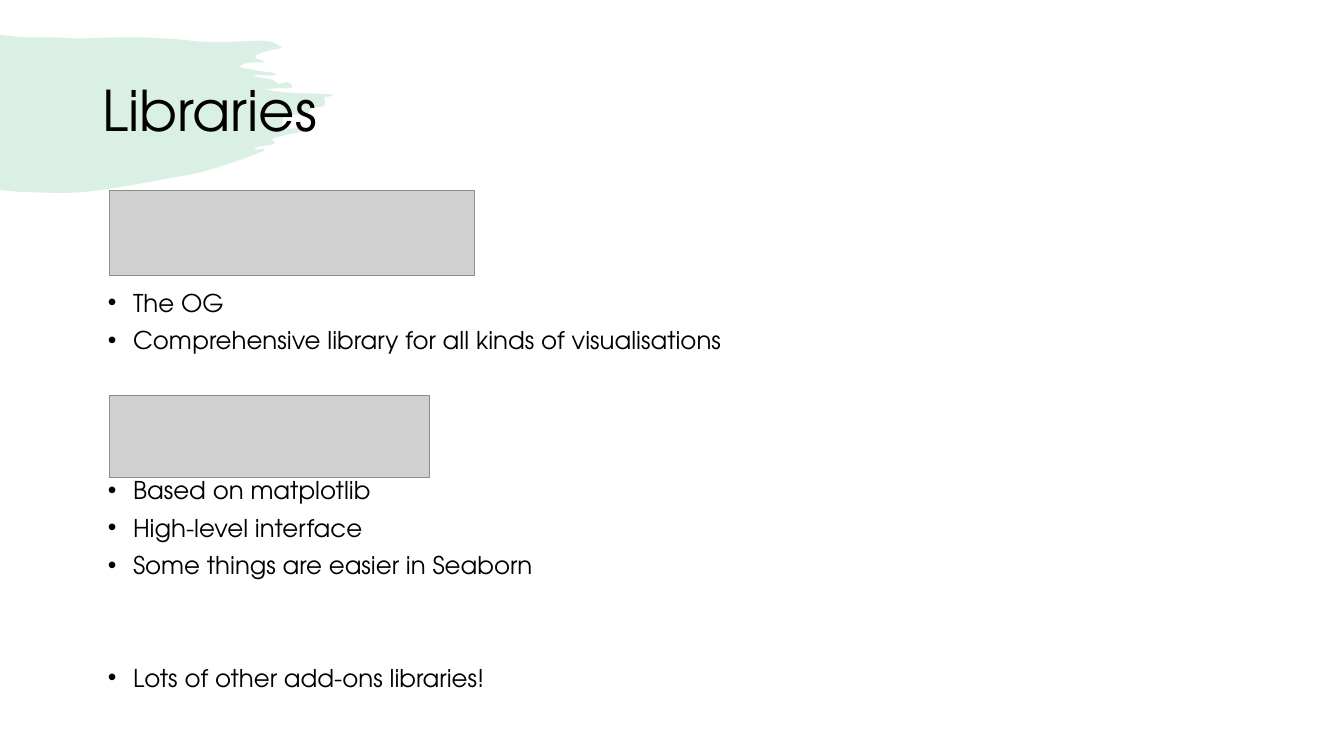
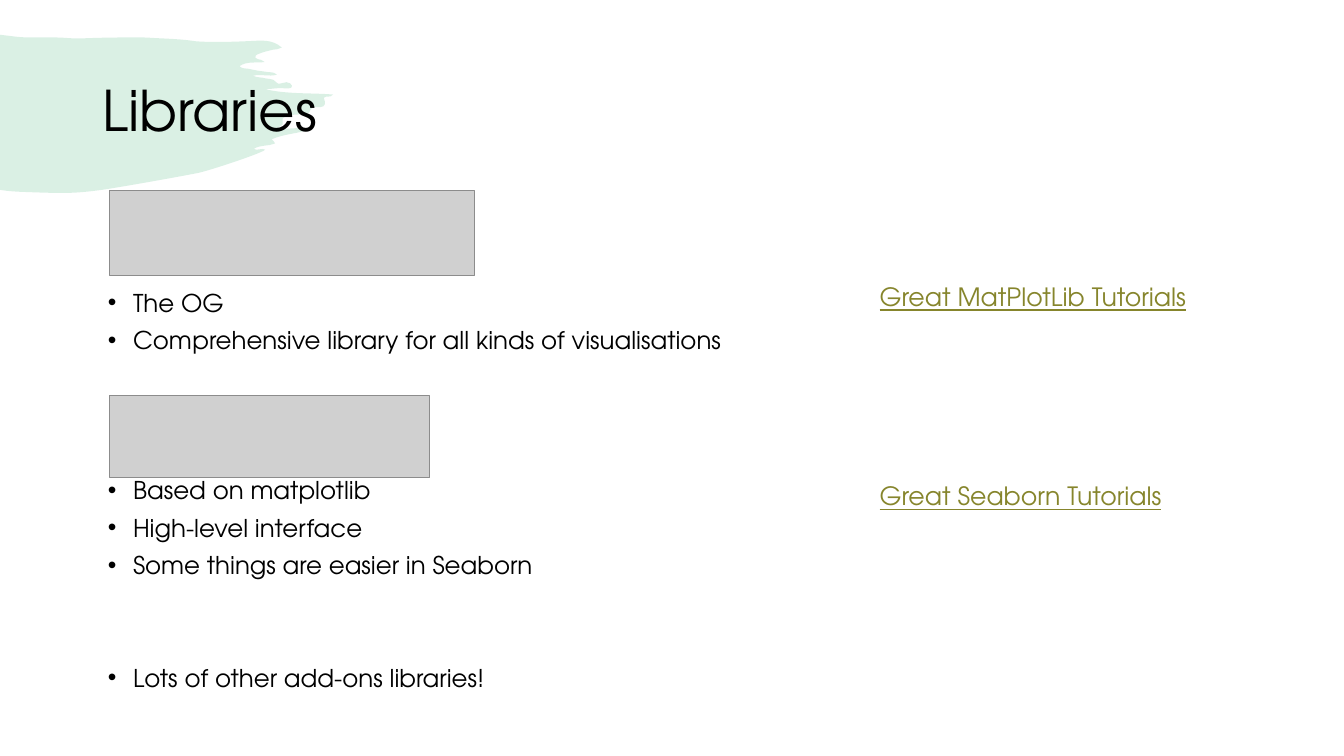
Before and after one commit to chungleu/DataScience101, a slide deck: slide 5 of 104 - Data Visualisation/104 - Data Visualisation.pptx (slide 9 before the commit). Drawn at 1344x756 pixels with LibreOffice and Linux fonts; fonts in the diff are those of the drawing; grey boxes stand for pictures. Boxes give left, top, right and bottom in pixels: in the first picture for what was removed or moved away, otherwise in the second. Text is boxed around its words. In the diff, an @@ line names an element or a change of style, - is before the commit and + after.

```diff
--- a/104 - Data Visualisation/104 - Data Visualisation.pptx
+++ b/104 - Data Visualisation/104 - Data Visualisation.pptx
@@ text added at (880, 287, 1186, 311), 18 pt, text #86852C, underline @@
+Great MatPlotLib Tutorials
@@ text added at (880, 486, 1161, 510), 18 pt, text #86852C, underline @@
+Great Seaborn Tutorials
```
Also in this commit, not shown: 6 other files.
